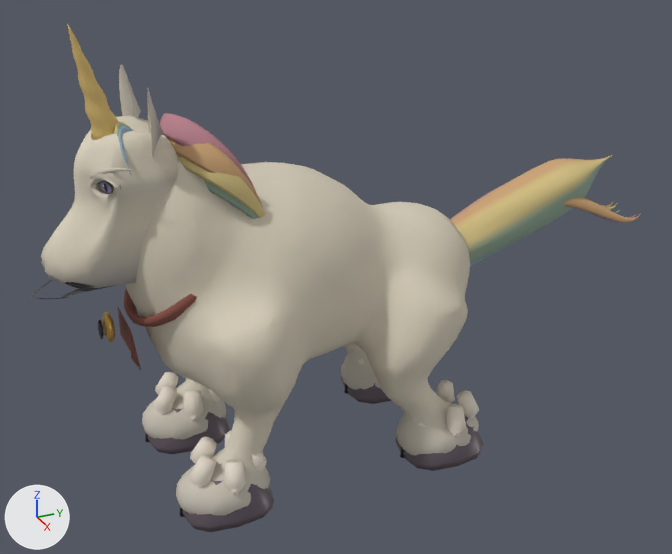
A saved change to the glTF model public/assets/western/unicorn.glb.
Rendered twice from a camera (50 mm lens) standing at (3.81, -1.54, 2.85) and looking at (0.01, 0.17, 0.95). The axes (+X, +Y, +Z) are drawn at lower left. The lights are the same throughout. The older version comes first. Vertices at exactly the same position are counted once.

The first picture shows 'Tail repair • welded rump and complete tail'.
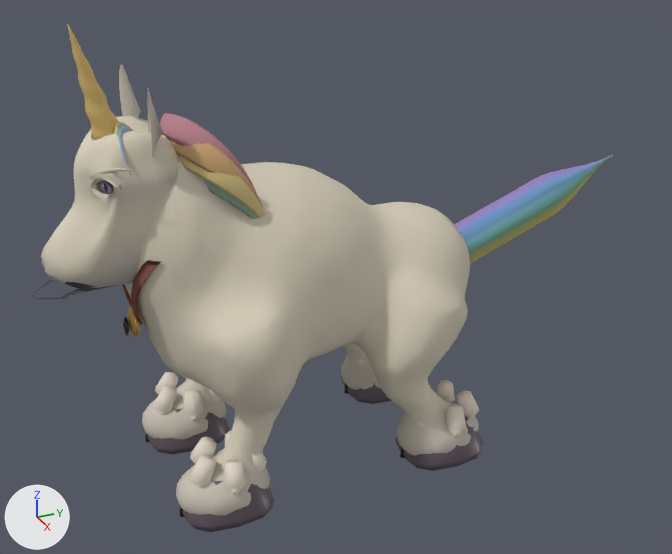
Changed parts and their boxes [x1, y1, x2, y2] in the pictures (672 x 554 px; the box of a moved part takes in the faces that stretch with it):
'Tail repair • welded rump and complete tail', reshaped
    before: [30, 25, 641, 532]
    after: [30, 25, 613, 532]
part 1 of me_tail_repair___welded_rump_and_complete_tail, moved or reshaped
    before: [98, 320, 104, 339]
    after: [123, 317, 130, 336]
part 2 of me_tail_repair___welded_rump_and_complete_tail, deleted
    before: [102, 312, 115, 342]
part 3 of me_tail_repair___welded_rump_and_complete_tail, cut back
    before: [498, 158, 641, 235]
    after: [505, 155, 612, 232]
part 4 of me_tail_repair___welded_rump_and_complete_tail, moved or reshaped
    before: [117, 289, 197, 370]
    after: [122, 260, 161, 337]
part 5 of me_tail_repair___welded_rump_and_complete_tail, surface changed
    before: [551, 157, 607, 165]
    after: [569, 157, 607, 170]
part 6 of me_tail_repair___welded_rump_and_complete_tail, recoloured
    both: [454, 155, 613, 264]

What the commit changed:
me_tail_repair___welded_rump_and_complete_tail is used by ob_tail_repair___welded_rump_and_complete_tail; location (0.0, 0.0, 0.0).
me_tail_repair___welded_rump_and_complete_tail had 9455 vertices, 18177 faces and spanned x -0.62..0.62, y -1.26..1.96, z 0.0..2.24.
me_tail_repair___welded_rump_and_complete_tail now has 8352 vertices, 15970 faces and spans x -0.62..0.62, y -1.26..1.81, z 0.0..2.24.
me_tail_repair___welded_rump_and_complete_tail part 1: the loose piece of 25 vertices spanning x -0.04..0.04, y -0.99..-0.97, z 0.86..0.95 is moved by (0.0, 0.11, -0.01).
me_tail_repair___welded_rump_and_complete_tail part 2: the loose piece of 152 vertices spanning x -0.07..0.07, y -0.97..-0.92, z 0.84..0.98 is deleted.
me_tail_repair___welded_rump_and_complete_tail part 3: 359 vertices moved from x -0.15..0.15, y 0.67..1.73, z 0.86..1.37 to x -0.13..0.12, y 0.67..1.73, z 0.87..1.34; 1184 vertices removed from x -0.16..0.16, y 0.79..1.96, z 0.88..1.36; 104 vertices added at x -0.1..0.12, y 0.79..1.77, z 0.89..1.35.
me_tail_repair___welded_rump_and_complete_tail part 4: 3 vertices moved within x -0.06..0.06, y -0.85..-0.82, z 0.93..0.97; 192 vertices removed from x -0.34..0.34, y -0.88..-0.32, z 0.65..1.42; 321 vertices added at x -0.28..0.28, y -0.86..-0.74, z 0.84..1.3.
me_tail_repair___welded_rump_and_complete_tail part 5: 107 kept faces spanning x -0.07..0.07, y 1.36..1.77, z 1.09..1.35 get new texture (UV) coordinates.
me_tail_repair___welded_rump_and_complete_tail part 6: 735 kept faces spanning x -0.15..0.15, y 0.67..1.81, z 0.87..1.36 get new vertex colours.
